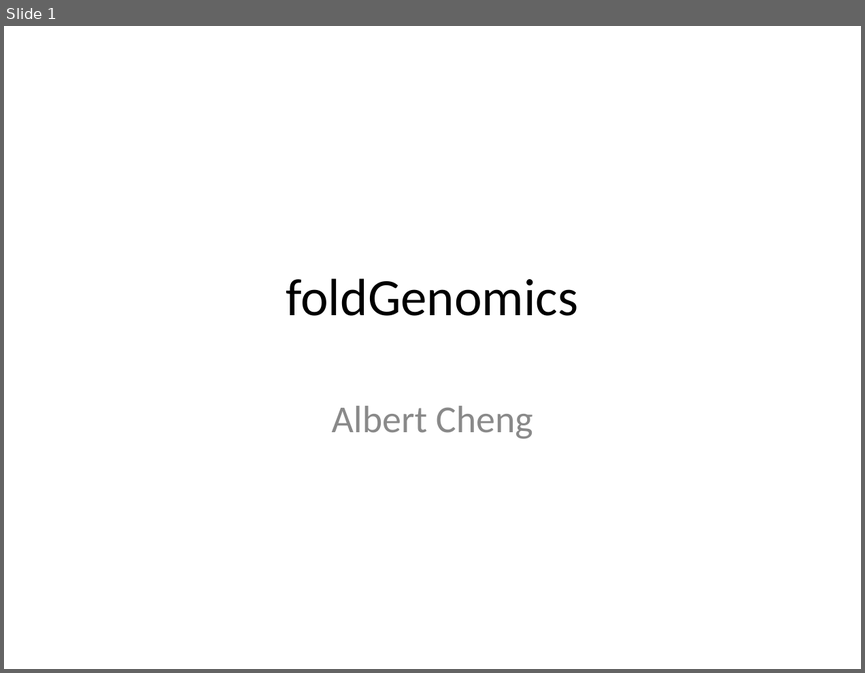
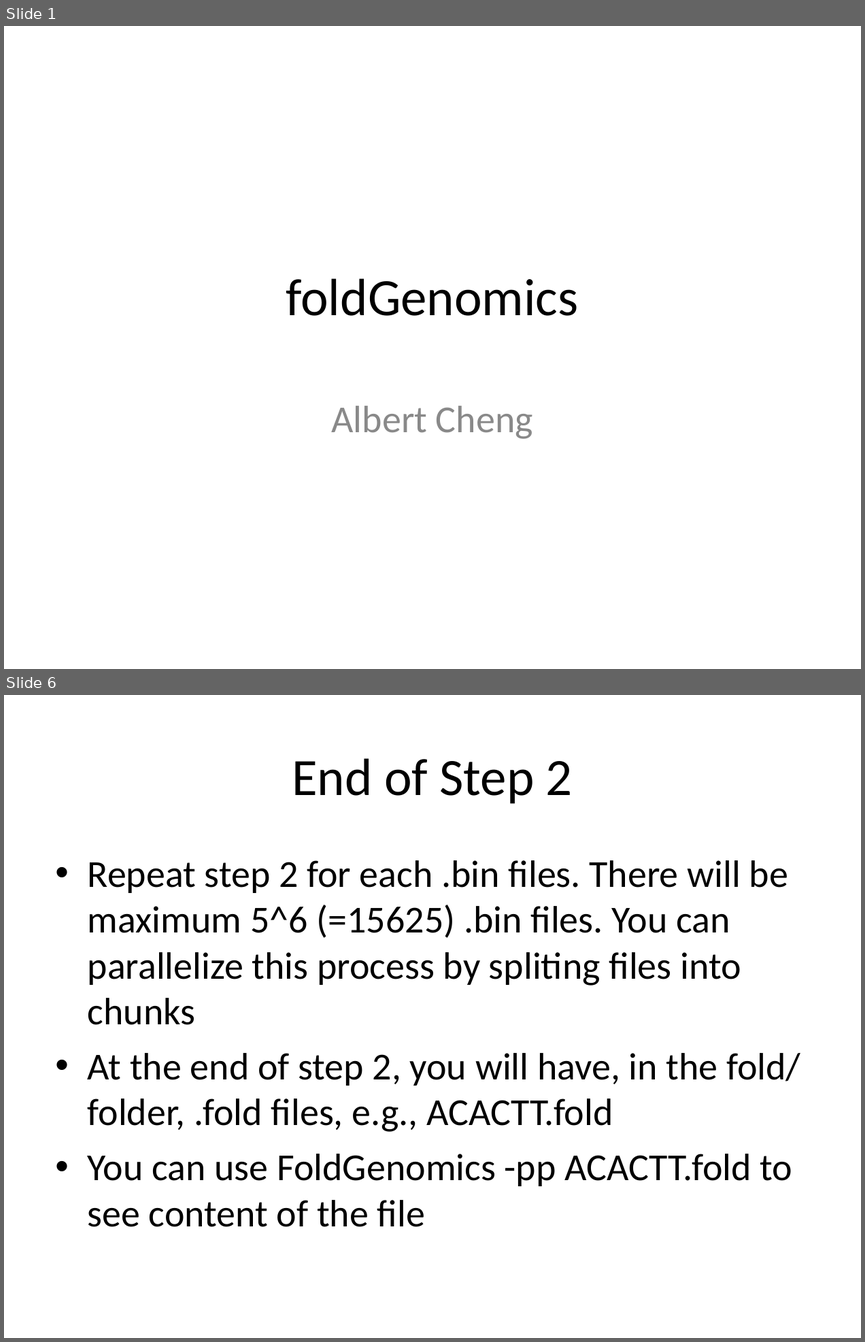
Before and after one commit to albertwcheng/foldGenomics, a slide deck: foldGenomics.ppt. Shown one above the other, each under a label of ours: slide 1 before the commit, slides 1 and 6 after it; the slides between them are not shown. The pictures are 865x673 and 865x1342 pixels, drawn with LibreOffice and Linux fonts; fonts in the diff are those of the drawing. Boxes give left, top, right and bottom in pixels: in the first picture for what was removed or moved away, otherwise in the second. Text is boxed around its words. In the diff, an @@ line names an element or a change of style, - is before the commit and + after.

```diff
--- a/foldGenomics.ppt
+++ b/foldGenomics.ppt
@@ slide 6 added at <box>4,695,861,1338</box>, background #FFFFFF @@
@@ title added at <box>292,758,572,804</box>, 44 pt, text #000000 @@
+End of Step 2
@@ text added at <box>88,860,800,1227</box>, 32 pt, text #000000 @@
+• Repeat step 2 for each .bin files. There will be maximum 5^6 (=15625) .bin files. You can parallelize this process by spliting files into chunks
+• At the end of step 2, you will have, in the fold/ folder, .fold files, e.g., ACACTT.fold
+• You can use FoldGenomics -pp ACACTT.fold to see content of the file
```
Also in this commit, not shown: 1 slide changed, 7 other slides added, 1 slide removed.
